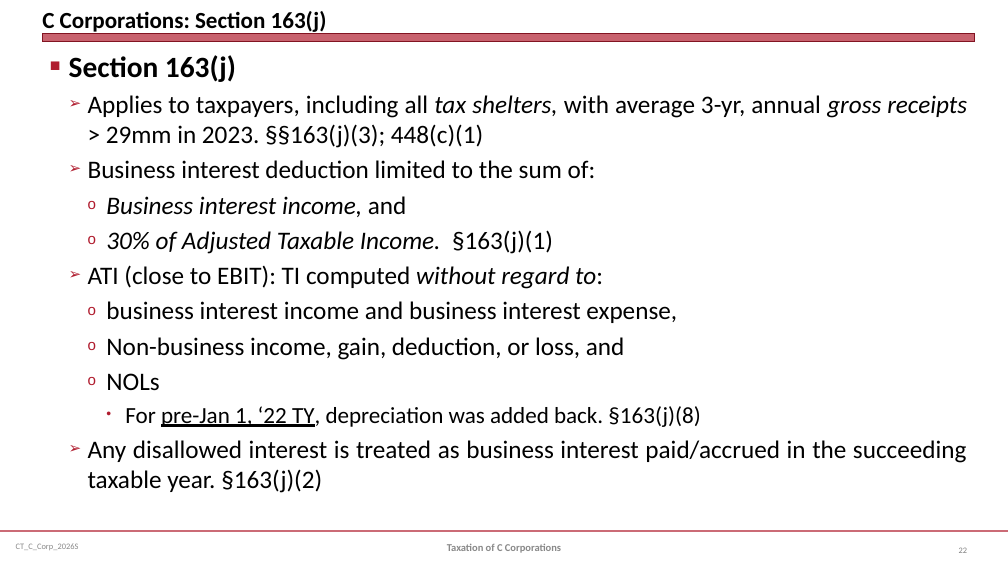
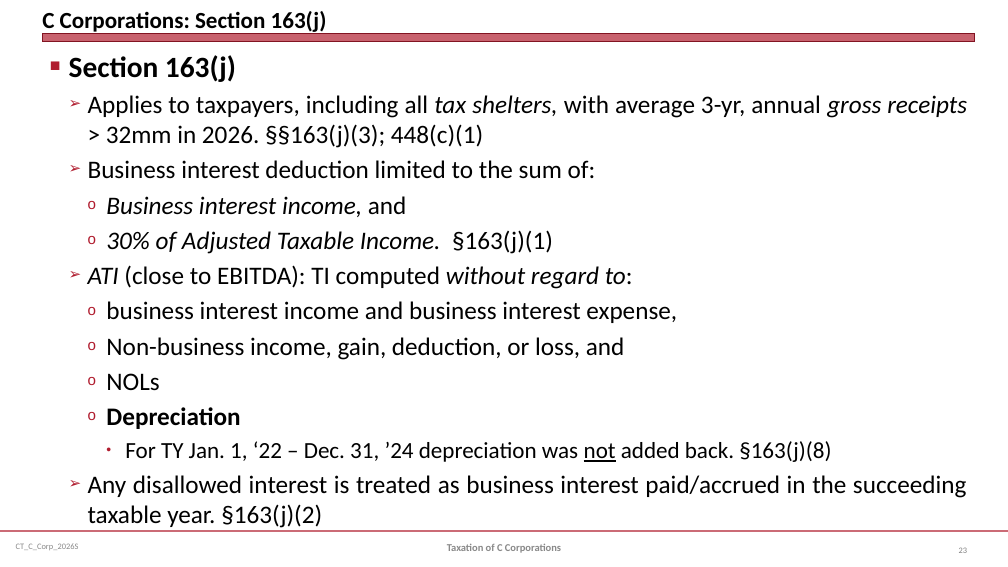
Before and after one commit to jmc877/Corporate-Tax, a slide deck: slide 23 of slides/CT_C_Corp_2026S.pptx (slide 22 before the commit). Drawn at 1008x567 pixels with LibreOffice and Linux fonts; fonts in the diff are those of the drawing. Boxes give left, top, right and bottom in pixels: in the first picture for what was removed or moved away, otherwise in the second. Text is boxed around its words. In the diff, an @@ line names an element or a change of style, - is before the commit and + after.

```diff
--- a/slides/CT_C_Corp_2026S.pptx
+++ b/slides/CT_C_Corp_2026S.pptx
@@ text at (88, 95, 967, 148): text changed @@
-  ➢ Applies to taxpayers, including all tax shelters, with average 3-yr, annual gross receipts > 29mm in 2023. §§163(j)(3); 448(c)(1)
+  ➢ Applies to taxpayers, including all tax shelters, with average 3-yr, annual gross receipts > 32mm in 2026. §§163(j)(3); 448(c)(1)
@@ text at (88, 265, 633, 289): text changed @@
-  ➢ ATI (close to EBIT): TI computed without regard to:
+  ➢ ATI (close to EBITDA): TI computed without regard to:
@@ text at (106, 407, 831, 462): text changed @@
-      • For pre-Jan 1, ‘22 TY, depreciation was added back. §163(j)(8)
+    o Depreciation
+      • For TY Jan. 1, ‘22 – Dec. 31, ’24 depreciation was not added back. §163(j)(8)
```
Also in this commit, not shown: 4 other slides changed, 1 slide added, 1 other file.
